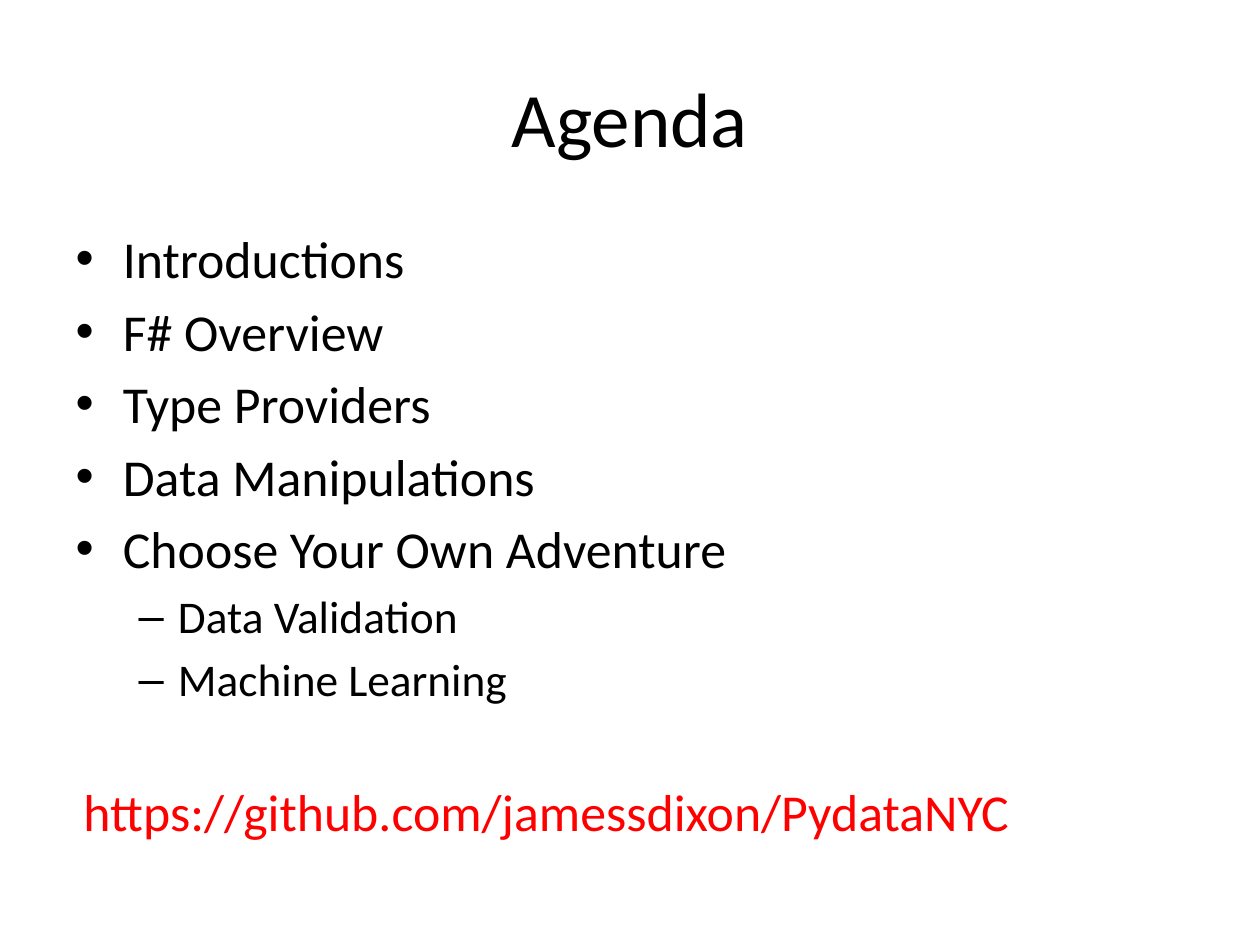
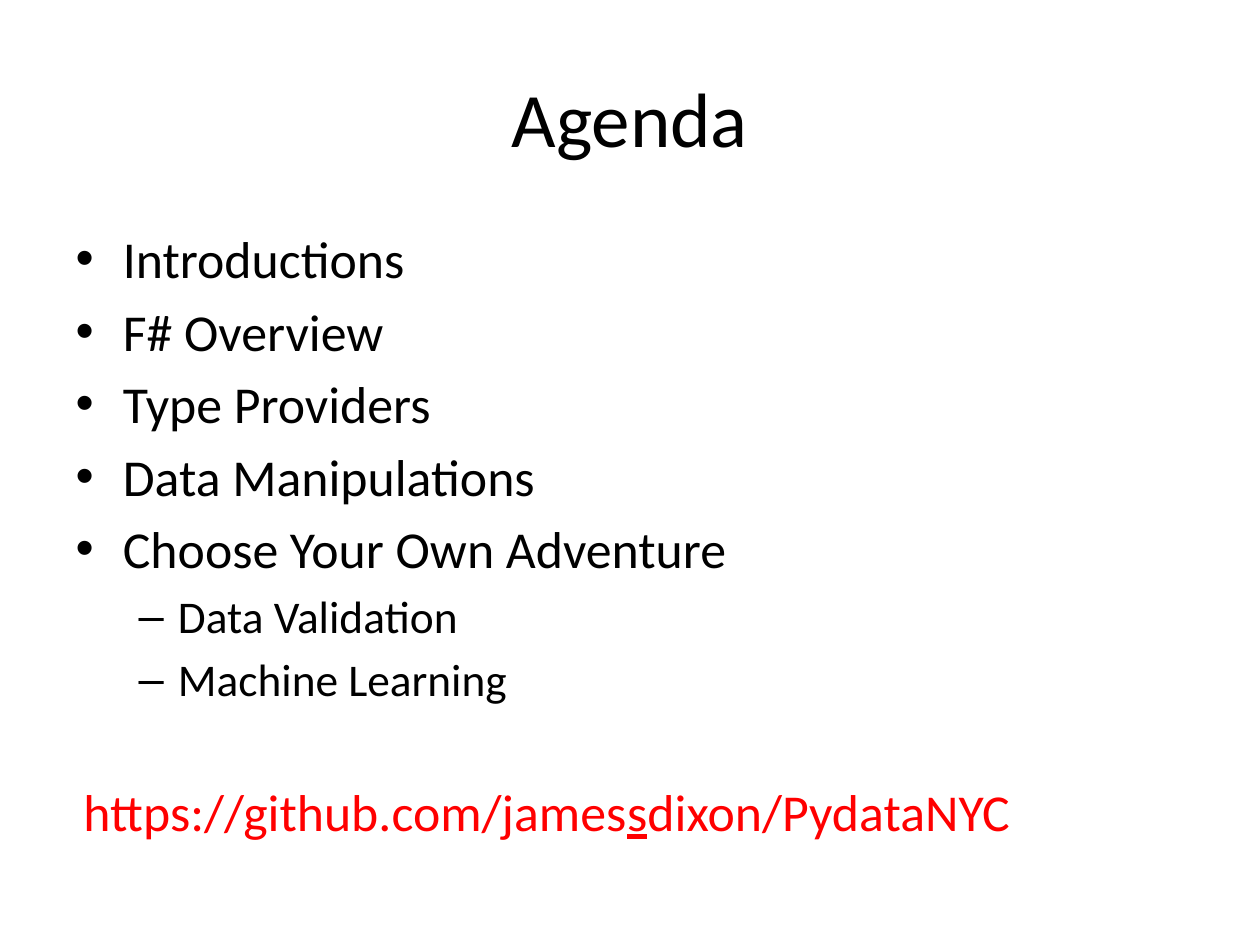
Before and after one commit to AlanGitHub00/PydataNYC, a slide deck: slide 2 of presentation/FSharpForData.pptx. Drawn at 1260x945 pixels with LibreOffice and Linux fonts; fonts in the diff are those of the drawing. Boxes give left, top, right and bottom in pixels: in the first picture for what was removed or moved away, otherwise in the second. Text is boxed around its words. In the diff, an @@ line names an element or a change of style, - is before the commit and + after.

Commit message:
added underscore

```diff
--- a/presentation/FSharpForData.pptx
+++ b/presentation/FSharpForData.pptx
@@ text at [83,795,1009,840]: underline on in "https://github.com/jamessdixon/PydataNYC" @@
```
